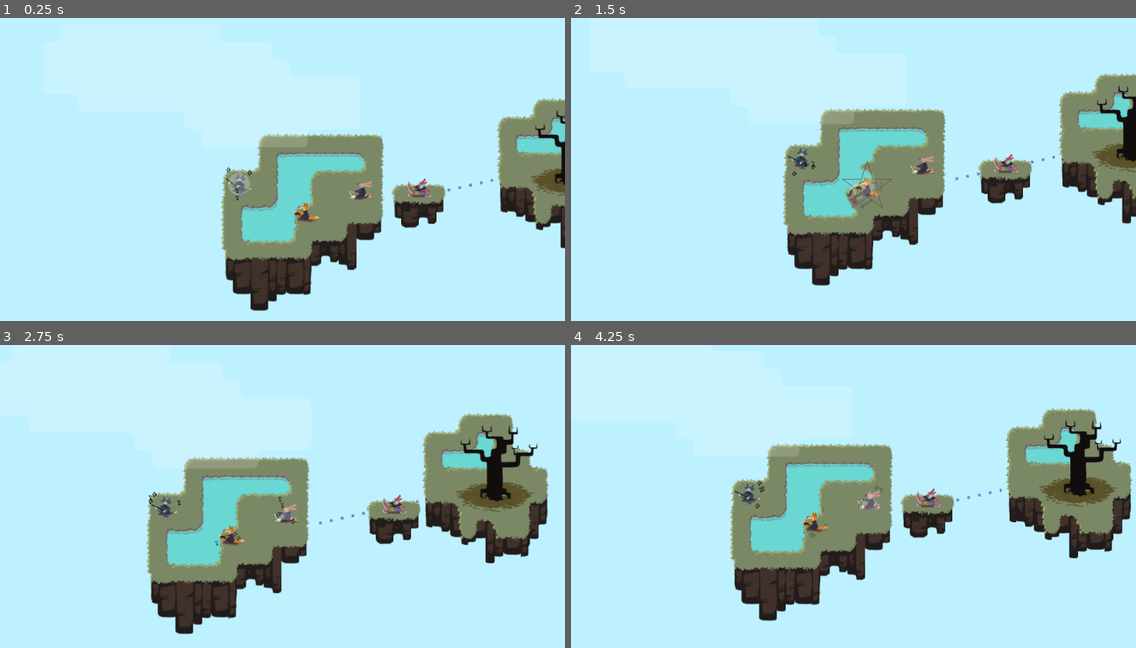
Above: before the commit, frames 1-4 (two rows, left to right).
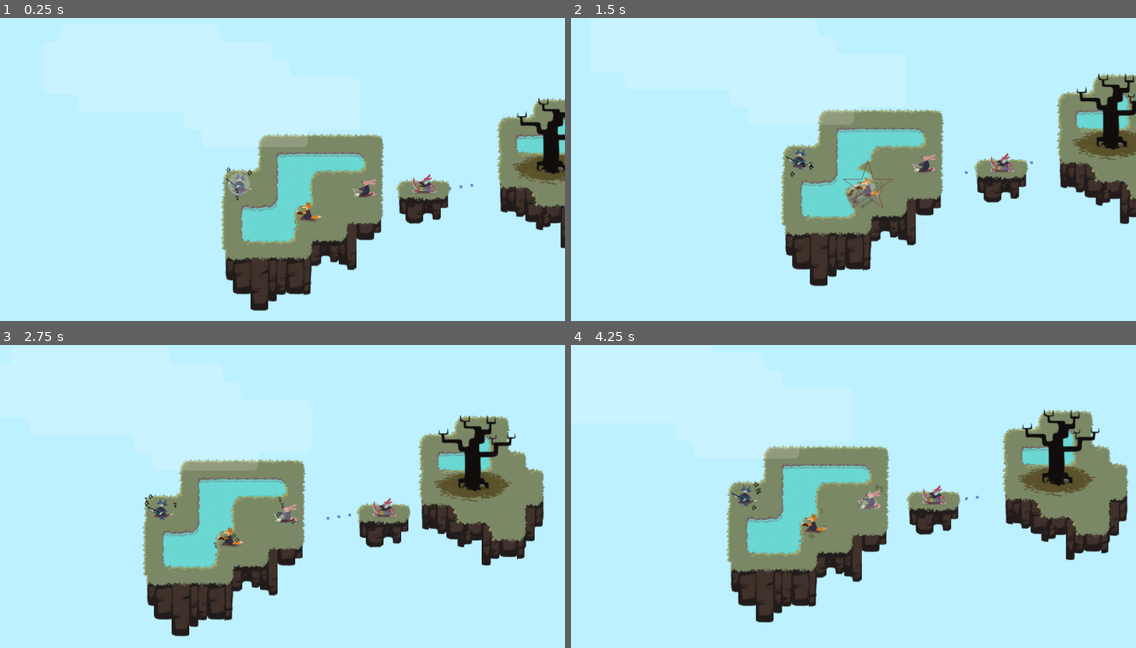
Above: after the commit, the same moments.

Repository: uspgamedev/skyjammers
Game: Godot game, scene res://stages/stage02.tscn
The game is run twice, just before and just after one commit, with the same random seed, the same clock (stepped at 60 frames per second) and the same inputs. This scene is started directly instead of the project's main scene. Sound files missing from this copy of the repository are replaced by a short silence.
Inputs:
- Up to frame 1 (0.25 s): no input
- Up to frame 2 (1.5 s): hold Space (action_play) 0.53-1.28 s; tap Space (action_play) at 1.35 s
- Up to frame 3 (2.75 s): hold Space (action_play) from 2.03 s (still down)
- Up to frame 4 (4.25 s): release Space (action_play) at 2.78 s; tap Space (action_play) at 2.85 s; hold Space (action_play) from 3.53 s (still down)

The runs differ from the first frame. In frame 1, 2.7% of the frame differs, in the area x 51-100%, y 26-70%; in frame 2, 5.5%; in frame 3, 9.3%, in the area x 25-98%, y 22-97%; in frame 4, 8.6%.

Commit message:
stage 2 fix

Diff:
--- a/game/stages/stage02.tscn
+++ b/game/stages/stage02.tscn
@@ -14,11 +14,11 @@
 resource_local_to_scene = true
 bake_interval = 5.0
 _data = {
-"points": PoolVector2Array( 0, 0, 0, 0, -144.013, 23.1852, 0, 0, 0, 0, 35.9874, -16.8148 )
+"points": PoolVector2Array( 0, 0, 0, 0, -123.556, 10.6135, 0, 0, 0, 0, 8.42661, -9.03033 )
 }
 _sections_unfolded = [ "Resource" ]
 
-[node name="Stage" instance=ExtResource( 1 )]
+[node name="Stage" index="0" instance=ExtResource( 1 )]
 
 initial_bard_path = NodePath("Instruments/Island/Bass")
 riff_set = 1
@@ -45,24 +45,24 @@
 
 [node name="Gameboy" parent="Instruments/Island" index="3" instance=ExtResource( 4 )]
 
-position = Vector2( 100, 60 )
+position = Vector2( 104.581, 58.8736 )
 growth = 15.0
 duration = 0.5
 
 [node name="Theremin" parent="Instruments/Island" index="4" instance=ExtResource( 5 )]
 
-position = Vector2( 200, 20 )
+position = Vector2( 207.177, 15.8989 )
 growth = 15.0
 duration = 0.3
 
 [node name="IslandGoal" parent="Instruments" index="1" instance=ExtResource( 2 )]
 
 position = Vector2( 380, -40 )
-tile_data = PoolIntArray( -196609, 0, 0, -262144, 1, 0, -262 …(491 unchanged characters)… 8, 5, 0, 65539, 16, 0, 65540, 15, 0, 196607, 8, 0, 131072, 16, 0, 131073, 19, 0, 131074, 5, 0, 131075, 24, 0, 262143, 12, 0, 196608, 15, 0, 196609, 12, 0, 196610, 14, 0, 196611, 15, 0 )
+tile_data = PoolIntArray( -196609, 0, 0, -262144, 1, 0, -262 …(491 unchanged characters)… 8, 5, 0, 65539, 16, 0, 65540, 15, 0, 196599, 21, 0, 196600, 21, 0, 196607, 12, 0, 131072, 13, 0, 131073, 19, 0, 131074, 5, 0, 131075, 24, 0, 262143, 21, 0, 196608, 21, 0, 196609, 12, 0, 196610, 14, 0, 196611, 15, 0 )
 
 [node name="Goal" parent="Instruments/IslandGoal" index="0" instance=ExtResource( 6 )]
 
-position = Vector2( 50, -10 )
+position = Vector2( 17.1912, -32.5561 )
 
 [node name="Under" parent="Instruments/IslandGoal" index="1"]
 
@@ -80,7 +80,7 @@
 
 [node name="PathFollow2D" parent="Instruments/Path2D" index="0"]
 
-position = Vector2( -144.013, 23.1852 )
+position = Vector2( -119.406, 24.2105 )
 
 [node name="Island" parent="Instruments/Path2D/PathFollow2D" index="0" instance=ExtResource( 2 )]
 
@@ -96,6 +96,10 @@
 
 tile_data = PoolIntArray( 65534, 64, 0, 65535, 66, 0, 0, 66, 0, 1, 67, 0, 131070, 68, 0, 131071, 69, 0, 65536, 70, 0, 65537, 71, 0 )
 
+[node name="ParallaxBackground" parent="." index="3"]
+
+editor/display_folded = false
+
 
 [editable path="Instruments/Island"]
 [editable path="Instruments/IslandGoal"]
